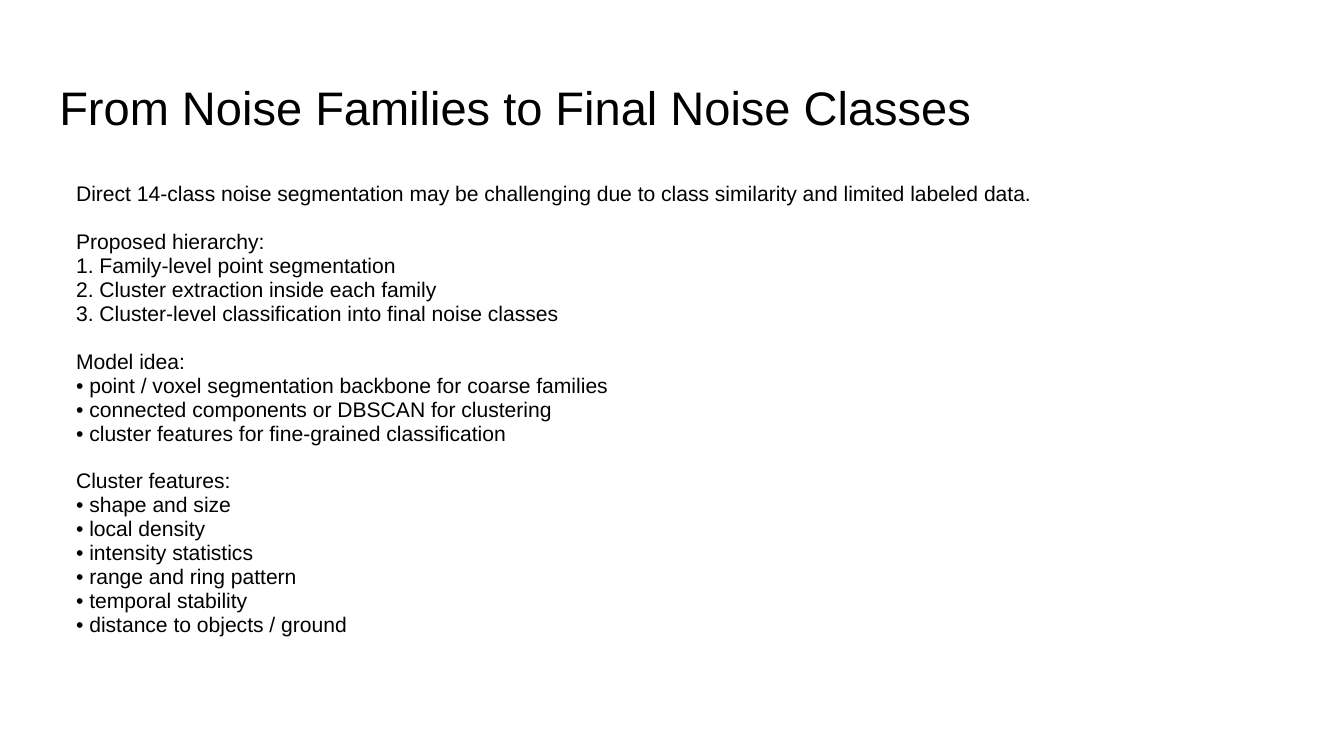
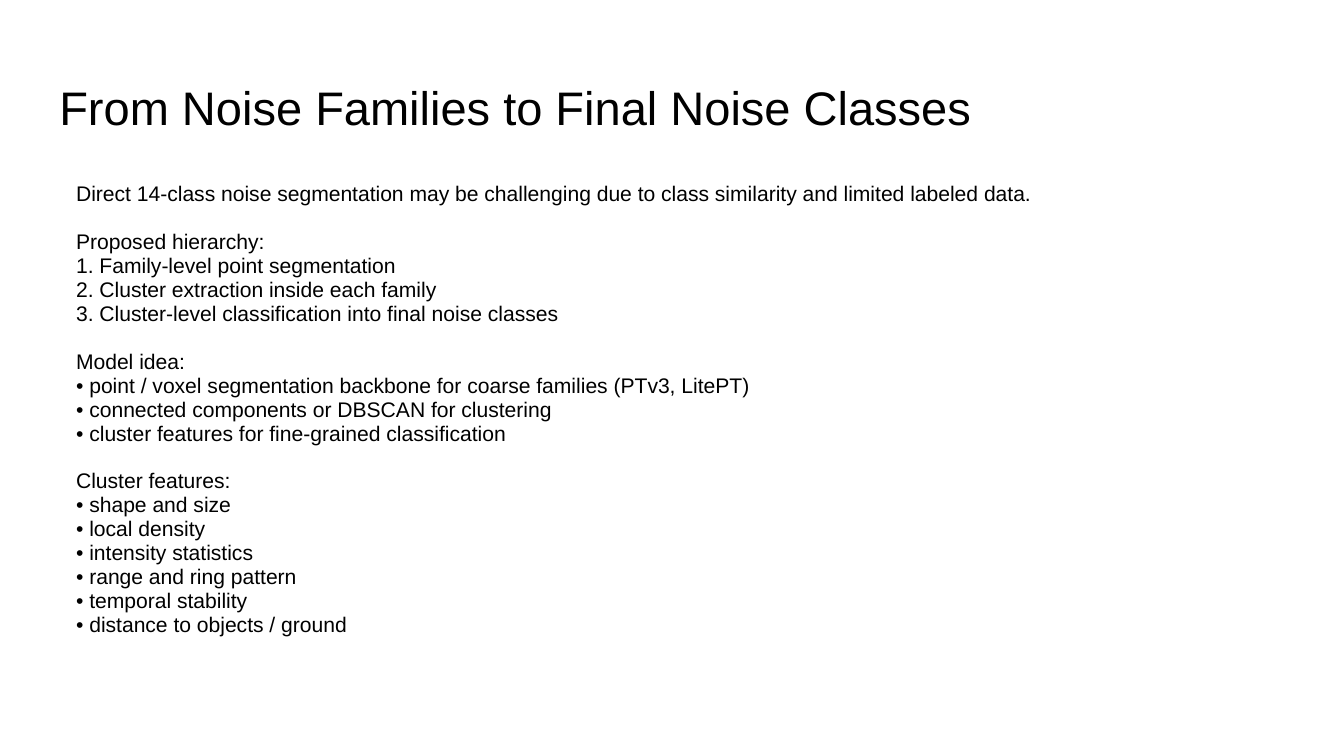
Before and after one commit to Thegarton/noise_segmentation, a slide deck: slide 17 of first_report_noise_seg.pptx (slide 16 before the commit). Drawn at 1344x756 pixels with LibreOffice and Linux fonts; fonts in the diff are those of the drawing. Boxes give left, top, right and bottom in pixels: in the first picture for what was removed or moved away, otherwise in the second. Text is boxed around its words. In the diff, an @@ line names an element or a change of style, - is before the commit and + after.

```diff
--- a/first_report_noise_seg.pptx
+++ b/first_report_noise_seg.pptx
@@ text at (76, 185, 1031, 637): text changed @@
-Direct 14-class noise segmentation may be challenging due to class similarity and limited labeled data.
-Proposed hierarchy:
-1. Family-level point segmentation
-2. Cluster extraction inside each family
-3. Cluster-level classification into final noise classes
-Model idea:
-• point / voxel segmentation backbone for coarse families
-• connected components or DBSCAN for clustering
-• cluster features for fine-grained classification
-Cluster features:
-• shape and size
-• local density
-• intensity statistics
-• range and ring pattern
-• temporal stability
-• distance to objects / ground
+Direct 14-class noise segmentation may be challenging due to class similarity and limited labeled data.
+Proposed hierarchy:
+1. Family-level point segmentation
+2. Cluster extraction inside each family
+3. Cluster-level classification into final noise classes
+Model idea:
+• point / voxel segmentation backbone for coarse families (PTv3, LitePT)
+• connected components or DBSCAN for clustering
+• cluster features for fine-grained classification
+Cluster features:
+• shape and size
+• local density
+• intensity statistics
+• range and ring pattern
+• temporal stability
+• distance to objects / ground
```
Also in this commit, not shown: 2 other slides changed, 1 slide added.
